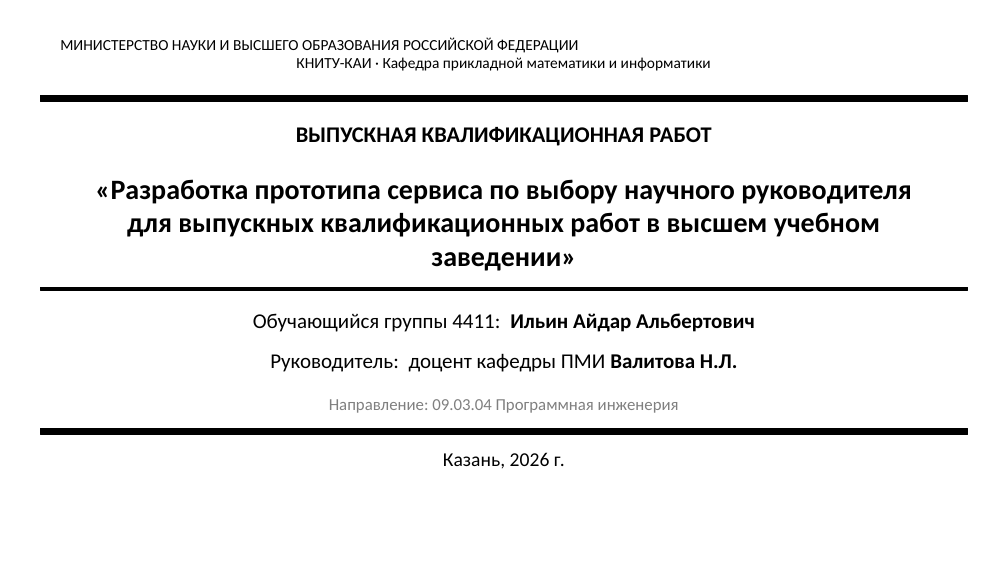
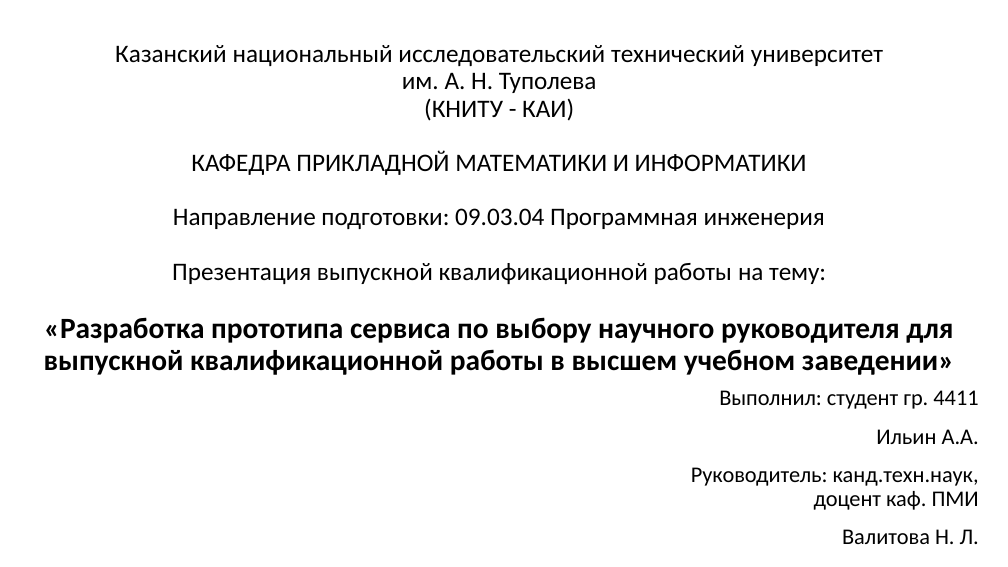
Before and after one commit to Effecktus/AcademicTopicSelectionService, a slide deck: slide 1 of docs/ilyin_pres.pptx. Drawn at 1008x567 pixels with LibreOffice and Linux fonts; fonts in the diff are those of the drawing. Boxes give left, top, right and bottom in pixels: in the first picture for what was removed or moved away, otherwise in the second. Text is boxed around its words. In the diff, an @@ line names an element or a change of style, - is before the commit and + after.

```diff
--- a/docs/ilyin_pres.pptx
+++ b/docs/ilyin_pres.pptx
@@ text "Казанский национальный исследовательский технический универс ..." at (44, 45, 954, 375): vertical alignment middle to bottom @@
@@ text at (44, 45, 954, 375): text changed; size 20 to 18 pt; bold off @@
-«Разработка прототипа сервиса по выбору научного руководителя
-для выпускных квалификационных работ в высшем учебном заведении»
+Казанский национальный исследовательский технический университет
+им. А. Н. Туполева
+(КНИТУ - КАИ)
+КАФЕДРА ПРИКЛАДНОЙ МАТЕМАТИКИ И ИНФОРМАТИКИ
+Направление подготовки: 09.03.04 Программная инженерия
+Презентация выпускной квалификационной работы на тему:
+«Разработка прототипа сервиса по выбору научного руководителя для выпускной квалификационной работы в высшем учебном заведении»
@@ text removed at (60, 37, 711, 71) @@
-МИНИСТЕРСТВО НАУКИ И ВЫСШЕГО ОБРАЗОВАНИЯ РОССИЙСКОЙ ФЕДЕРАЦИИ
-КНИТУ-КАИ · Кафедра прикладной математики и информатики
@@ rectangle removed at (40, 96, 968, 99) @@
@@ rectangle removed at (40, 99, 968, 102) @@
@@ text removed at (296, 127, 711, 146) @@
-ВЫПУСКНАЯ КВАЛИФИКАЦИОННАЯ РАБОТ
@@ rectangle removed at (40, 287, 968, 290) @@
@@ text removed at (253, 313, 755, 332) @@
-Обучающийся группы 4411: Ильин Айдар Альбертович
@@ text removed at (270, 353, 738, 372) @@
-Руководитель: доцент кафедры ПМИ Валитова Н.Л.
@@ text removed at (329, 399, 679, 413) @@
-Направление: 09.03.04 Программная инженерия
@@ text added at (691, 390, 979, 544), 16 pt, text #000000 @@
+Выполнил: студент гр. 4411
+Ильин А.А.
+Руководитель: канд.техн.наук, доцент каф. ПМИ
+Валитова Н. Л.
@@ rectangle removed at (40, 428, 968, 431) @@
@@ rectangle removed at (40, 431, 968, 434) @@
@@ text removed at (443, 452, 565, 469) @@
-Казань, 2026 г.
```
Also in this commit, not shown: 19 other slides changed, 3 slides added, 23 other files.
